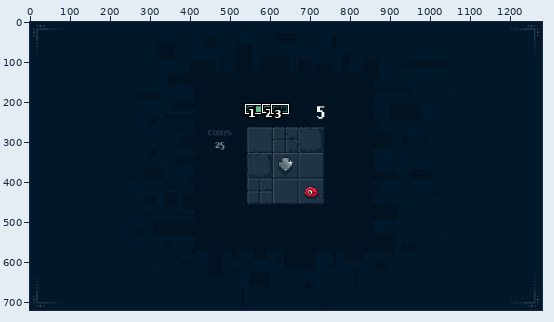
File history of a pixel-art file, vectorogue/uidesign.aseprite. Above: a wide view before the commit, with the close-up outlined.
Close-up. Old version:
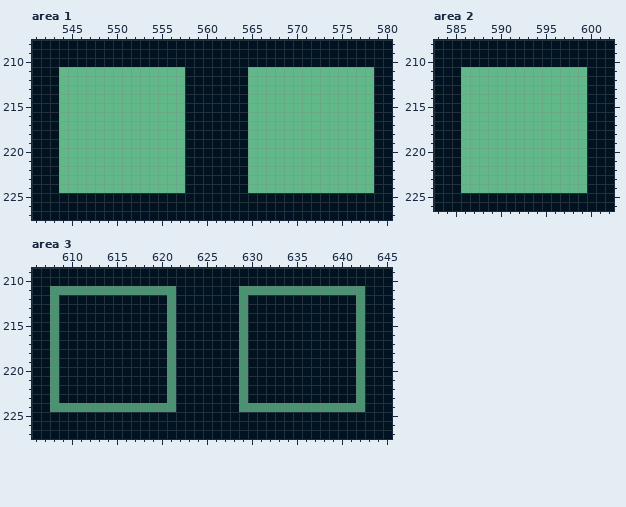
1280x720 pixels, 1 frame. Colours within 5 levels of each other are drawn and written as one. Shown: area 1: x 541..580, y 208..227; area 2: x 583..602, y 208..226; area 3: x 606..645, y 209..227.
And afterwards:
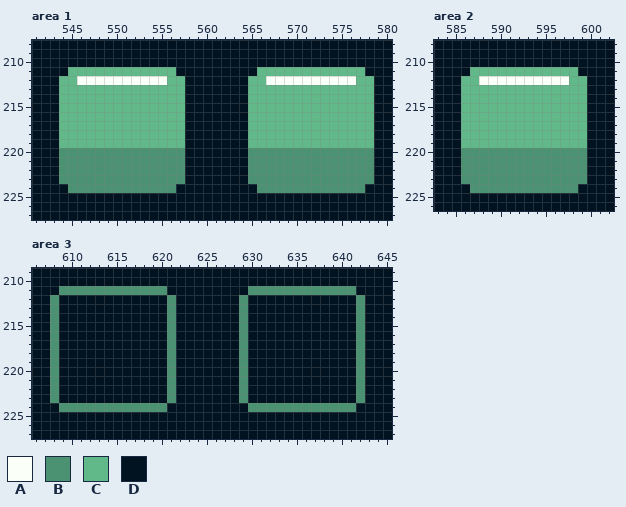
Palette (. is transparent): A #fafff7  B #4a9272  C #61b989  D #011321
Diff:
Area 1, layer "hp_3":
y 211: x 544 C -> D; x 557 C -> D; x 565 C -> D; x 578 C -> D
y 212: x 546..555 CCCCCCCCCC -> AAAAAAAAAA; x 567..576 CCCCCCCCCC -> AAAAAAAAAA
y 220..223: x 544..557 CCCCCCCCCCCCCC -> BBBBBBBBBBBBBB; x 565..578 CCCCCCCCCCCCCC -> BBBBBBBBBBBBBB
y 224: x 544..557 CCCCCCCCCCCCCC -> DBBBBBBBBBBBBD; x 565..578 CCCCCCCCCCCCCC -> DBBBBBBBBBBBBD
Area 2, layer "hp_3":
y 211: x 586 C -> D; x 599 C -> D
y 212: x 588..597 CCCCCCCCCC -> AAAAAAAAAA
y 220..223: x 586..599 CCCCCCCCCCCCCC -> BBBBBBBBBBBBBB
y 224: x 586..599 CCCCCCCCCCCCCC -> DBBBBBBBBBBBBD
Area 3, layer "hp_3":
y 211: x 608 B -> D; x 621 B -> D; x 629 B -> D; x 642 B -> D
y 224: x 608 B -> D; x 621 B -> D; x 629 B -> D; x 642 B -> D
